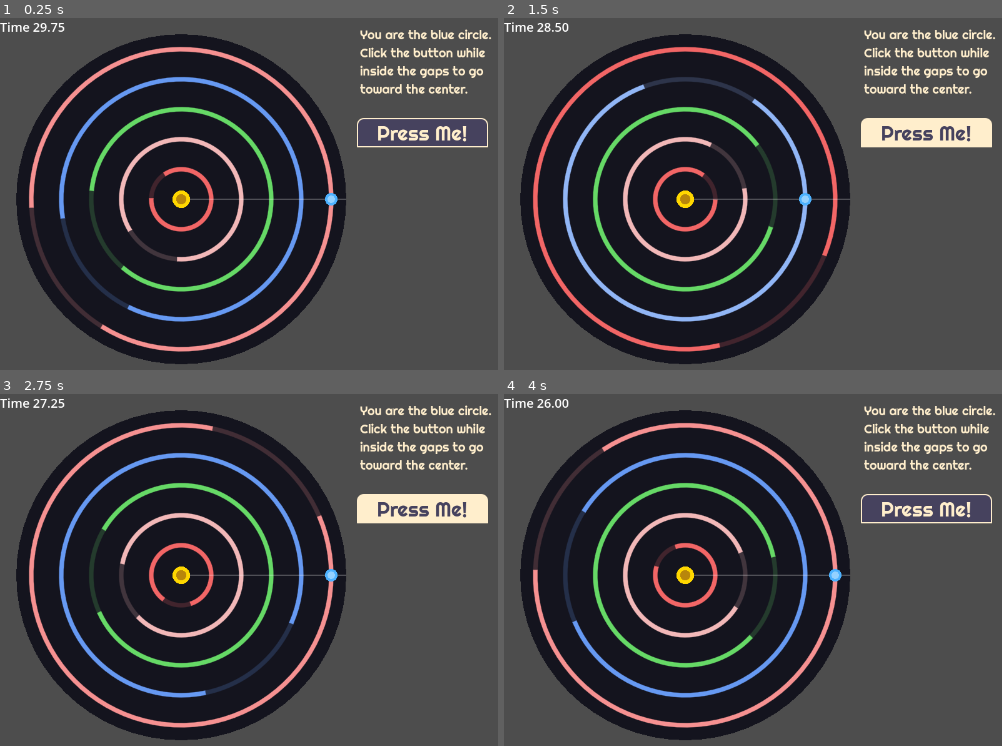
Above: before the commit, frames 1-4 (two rows, left to right).
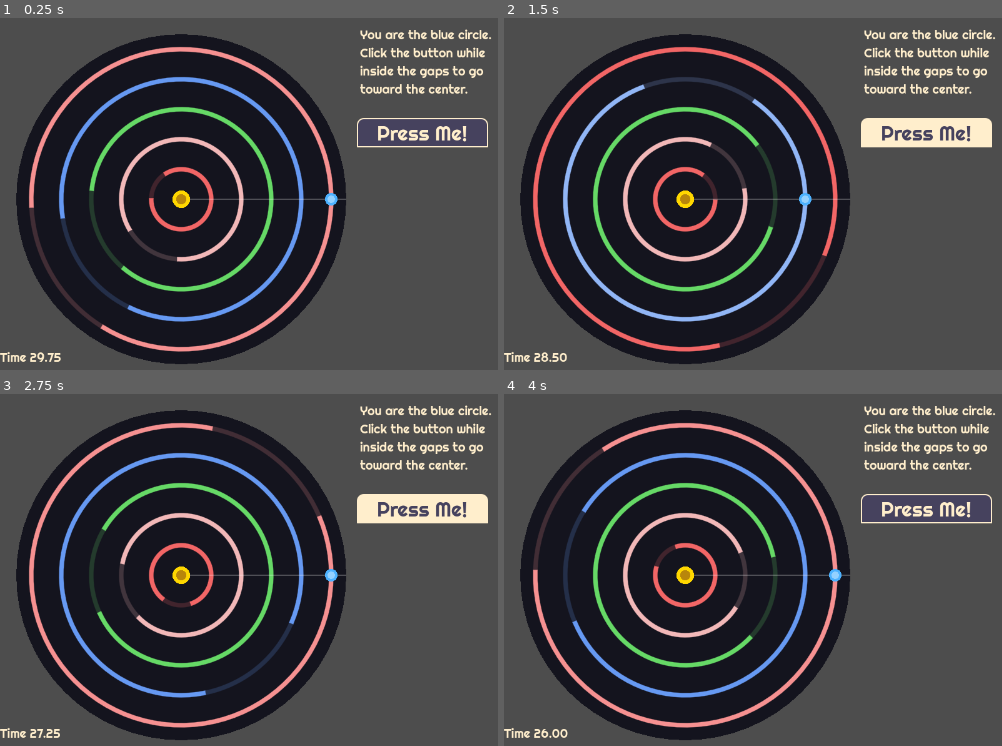
Above: after the commit, the same moments.

Repository: OrangePainting/in-this-economy
Game: Godot game, scene res://Scenes/arc_game_manager.tscn
Two runs of this game, one before a commit and one after it. Both use one fixed random seed, a clock stepped at 60 frames per second and the inputs below. This scene is started directly instead of the project's main scene.
Inputs (mouse positions are in pixels of both pictures, inside the frame that each line leads up to):
- Up to frame 1 (0.25 s): no input
- Up to frame 2 (1.5 s): click "Press Me!" at 0.5 s; click "Press Me!" at 1.25 s
- Up to frame 3 (2.75 s): click "Press Me!" at 2 s
- Up to frame 4 (4 s): move the mouse to (outside the picture) at 2.77 s; move the mouse to (743, 640) at 3.52 s

The runs differ from the first frame. In frame 1, 0.4% of the frame differs, in the area x 0-14%, y 1-98%; in frame 2, 0.4%; in frame 3, 0.3%; in frame 4, 0.4%.

Commit message:
Connected arc game to main project
Krish Konda
23:44 06/23/26

Also built Day 5 version of the game, need to playtest and fix game strategy / balancing issues now.

Diff:
--- a/Scenes/arc_game_manager.tscn
+++ b/Scenes/arc_game_manager.tscn
@@ -18,6 +18,7 @@
 layout_mode = 0
 offset_right = 40.0
 offset_bottom = 23.0
+theme = ExtResource("3_swxuq")
 theme_override_font_sizes/font_size = 20
 
 [node name="ActionButton" parent="." unique_id=1275348368 instance=ExtResource("2_swxuq")]
--- /dev/null
+++ b/Scenes/pin_drop_manager.tscn
@@ -0,0 +1,50 @@
+[gd_scene format=3 uid="uid://ddrdm71mn41r5"]
+
+[ext_resource type="Script" uid="uid://cblflbo7qqa0e" path="res://Scripts/Projects/pin_drop_manager.gd" id="1_ejql8"]
+[ext_resource type="Theme" uid="uid://b3klx57slj0l3" path="res://Assets/UI/soft_retro/soft_retro/soft_retro.tres" id="2_tr7yb"]
+[ext_resource type="PackedScene" uid="uid://dx660pyvaki7f" path="res://Scenes/Projects/button.tscn" id="3_01rlh"]
+
+[node name="PinDropManager" type="Control" unique_id=1673541695]
+layout_mode = 3
+anchors_preset = 15
+anchor_right = 1.0
+anchor_bottom = 1.0
+grow_horizontal = 2
+grow_vertical = 2
+script = ExtResource("1_ejql8")
+
+[node name="TimeLabel" type="Label" parent="." unique_id=1812194272]
+unique_name_in_owner = true
+layout_mode = 0
+offset_right = 40.0
+offset_bottom = 23.0
+theme = ExtResource("2_tr7yb")
+theme_override_font_sizes/font_size = 20
+
+[node name="ProgressLabel" type="Label" parent="." unique_id=1121990224]
+unique_name_in_owner = true
+layout_mode = 0
+offset_right = 40.0
+offset_bottom = 23.0
+theme_override_font_sizes/font_size = 20
+
+[node name="InfoLabel" type="Label" parent="." unique_id=1115913294]
+unique_name_in_owner = true
+layout_mode = 0
+offset_left = 431.0
+offset_right = 687.0
+offset_bottom = 142.0
+theme = ExtResource("2_tr7yb")
+theme_override_font_sizes/font_size = 20
+text = "Press the button when the pointer is on a yellow circle. If you hit an X you have to restart."
+vertical_alignment = 1
+autowrap_mode = 2
+
+[node name="ActionButton" parent="." unique_id=1275348368 instance=ExtResource("3_01rlh")]
+unique_name_in_owner = true
+layout_mode = 0
+offset_left = 166.0
+offset_right = 366.0
+offset_bottom = 45.0
+
+[connection signal="pressed" from="ActionButton" to="." method="_on_action_button_pressed"]
--- a/Scripts/Projects/arc_game_manager.gd
+++ b/Scripts/Projects/arc_game_manager.gd
@@ -34,6 +34,7 @@
 
 	%InfoLabel.position = Vector2.RIGHT * RING_GAP * (NUM_RINGS + 1) * 2
 	%ActionButton.position = %InfoLabel.position + Vector2.DOWN * (%InfoLabel.size.y + 20)
+	%TimeLabel.position = Vector2.DOWN * (RING_GAP * NUM_RINGS * 2 + 50)
 
 # Called every frame. 'delta' is the elapsed time since the previous frame.
 func _process(delta: float) -> void:
--- /dev/null
+++ b/Scripts/Projects/pin_drop_manager.gd
@@ -0,0 +1,148 @@
+extends Control
+
+signal project_completed
+
+const NUM_SEGMENTS = 30
+const RADIUS = 300.0
+const CENTER = Vector2.ONE * (RADIUS + 20)
+const START_TIME = 30.0
+const SPIN_SPEED = 55.0 # degrees per second
+
+const TYPE_NORMAL = 0
+const TYPE_TARGET = 1
+const TYPE_DANGER = 2
+
+const HIT_COLOR = Color(0.18, 0.62, 0.28)
+
+var wheel_angle: float = 0.0
+var total_time: float = 0.0
+var last_display: float = -1.0
+var done: bool = false
+var flashing: bool = false
+var flash_color: Color = Color.WHITE
+
+var segments: Array[int] = []
+var hit_marks: Array[bool] = []
+var targets_needed: int = 0
+var targets_hit: int = 0
+
+@onready var time_label = %TimeLabel
+@onready var progress_label = %ProgressLabel
+
+# Called when the node enters the scene tree for the first time.
+func _ready() -> void:
+	%InfoLabel.position = Vector2.RIGHT * RADIUS * 2.2
+	%ActionButton.position = %InfoLabel.position  + Vector2.DOWN * (%InfoLabel.size.y + 20)
+	%ProgressLabel.position = Vector2.DOWN * RADIUS * 2
+	%TimeLabel.position = %ProgressLabel.position + Vector2.DOWN * 20
+
+	segments.resize(NUM_SEGMENTS)
+	hit_marks.resize(NUM_SEGMENTS)
+
+	var target_count = int(NUM_SEGMENTS * 0.3)
+	var danger_count = int(NUM_SEGMENTS * 0.7)
+
+	var types = []
+	for i in target_count: types.append(TYPE_TARGET)
+	for i in danger_count: types.append(TYPE_DANGER)
+
+	while types.size() < NUM_SEGMENTS: types.append(TYPE_NORMAL)
+	types.shuffle()
+
+	for i in NUM_SEGMENTS:
+		segments[i] = types[i]
+		hit_marks[i] = false
+		if types[i] == TYPE_TARGET: targets_needed += 1
+
+	update_labels()
+
+# Called every frame. 'delta' is the elapsed time since the previous frame.
+func _process(delta: float) -> void:
+	if done: return
+	total_time += delta
+	wheel_angle = fmod(wheel_angle + SPIN_SPEED * delta, 360.0)
+	queue_redraw()
+	var left = START_TIME - total_time
+	var display = snappedf(left, 0.01)
+	if display != last_display:
+		last_display = display
+		time_label.text = "Time: %.2f" % maxf(display, 0.0)
+
+	if left <= 0.0: done = true
+
+func _draw() -> void:
+	draw_circle(CENTER, RADIUS + 22.0, Color(0.08, 0.08, 0.12))
+	var segment_degrees = 360.0 / NUM_SEGMENTS
+
+	for i in NUM_SEGMENTS:
+		var start_angle = deg_to_rad(wheel_angle + i * segment_degrees)
+		var end_angle = deg_to_rad(wheel_angle + (i + 1) * segment_degrees)
+
+		var color = HIT_COLOR if segments[i] == TYPE_TARGET and hit_marks[i] else Color.DARK_GRAY
+
+		var points = PackedVector2Array() # Packs data tightly, so it saves memory for large array sizes.
+		points.append(CENTER)
+		for s in range(13):
+			var a = lerp(start_angle, end_angle, float(s) / 12.0) # middle points
+			points.append(CENTER + Vector2(cos(a), sin(a)) * RADIUS)
+
+		draw_colored_polygon(points, color)
+
+		draw_line(CENTER, CENTER + Vector2(cos(start_angle), sin(start_angle)) * RADIUS, Color(0.04, 0.04, 0.08), 2.0)
+
+		var middle_angle = deg_to_rad(wheel_angle + (i + 0.5) * segment_degrees)
+		var icon_position = CENTER + Vector2(cos(middle_angle), sin(middle_angle)) * RADIUS * 0.62
+		if segments[i] == TYPE_TARGET:
+			if hit_marks[i]:
+				draw_circle(icon_position, 9.0, Color.WHITE)
+				draw_circle(icon_position, 6.0, Color.LIME_GREEN)
+			else:
+				draw_circle(icon_position, 8.0, Color.GOLD)
+				draw_circle(icon_position, 5.0, Color.DARK_GOLDENROD)
+
+		elif segments[i] == TYPE_DANGER:
+			draw_line(icon_position + Vector2(-6, -6), icon_position + Vector2(6, 6), Color.LIGHT_PINK, 2.5) # cross symbol
+			draw_line(icon_position + Vector2(6, -6), icon_position + Vector2(-6, 6), Color.LIGHT_PINK, 2.5)
+
+	draw_arc(CENTER, RADIUS, 0, TAU, 64, Color.SILVER, 3.0)
+
+	draw_line(CENTER + Vector2(RADIUS - 8.0, 0.0), CENTER + Vector2(RADIUS + 20.0, 0.0), Color(1, 1, 1, 0.25), 1.5)
+	var pointer = CENTER + Vector2(RADIUS + 20.0, 0.0)
+	var pointer_color = flash_color if flashing else Color.WHITE
+	draw_circle(pointer, 10.0, pointer_color)
+	draw_circle(pointer, 6.0, Color(0.08, 0.08, 0.14))
+
+func _on_action_button_pressed() -> void:
+	if done: return
+	var index = segment_at_pointer()
+	match segments[index]:
+		TYPE_TARGET:
+			if not hit_marks[index]:
+				hit_marks[index] = true
+				targets_hit += 1 # yay
+				update_labels()
+				flash(Color.LAWN_GREEN)
+				if targets_hit >= targets_needed:
+					done = true
+					project_completed.emit()
+		TYPE_DANGER:
+			for i in NUM_SEGMENTS: hit_marks[i] = false
+			targets_hit = 0
+			update_labels()
+			flash(Color.RED)
+		TYPE_NORMAL:
+			flash(Color.WEB_GRAY)
+
+func segment_at_pointer() -> int:
+	var segment_degrees = 360.0 / NUM_SEGMENTS
+	var local_angle = fmod(360.0 - wheel_angle, 360.0)
+	return int(local_angle / segment_degrees) % NUM_SEGMENTS
+
+func update_labels() -> void:
+	progress_label.text = "Stars: %d / %d" % [targets_hit, targets_needed]
+
+func flash(color: Color) -> void:
+	flashing = true
+	flash_color = color
+	await get_tree().create_timer(0.25).timeout
+	flashing = false
--- a/Scripts/projects.gd
+++ b/Scripts/projects.gd
@@ -3,6 +3,7 @@
 const ProjectButton = preload("res://Scenes/project_template.tscn")
 const GridGame = preload("res://Scenes/Projects/grid_game_manager.tscn")
 const ArcGame = preload("res://Scenes/arc_game_manager.tscn")
+const PinGame = preload("res://Scenes/pin_drop_manager.tscn")
 var overlay: CanvasLayer
 
 # Called when the node enters the scene tree for the first time.
@@ -19,6 +20,12 @@
 	add_child(button2)
 	button2.setup_timer(15)
 
+	var button3 = ProjectButton.instantiate()
+	button3.display_text("Dart Spin")
+	button3.pressed.connect(func(): launch_pin_drop_game(button3))
+	add_child(button3)
+	button3.setup_timer(20)
+
 
 func launch_grid_game(button) -> void:
 	if overlay: return
@@ -29,6 +36,17 @@
 	var game = ArcGame.instantiate()
 	game.project_completed.connect(on_arc_completed)
 	open_overlay(button, game, func(): close())
+
+func launch_pin_drop_game(button) -> void:
+	if overlay: return
+	var game = PinGame.instantiate()
+	game.project_completed.connect(on_pin_drop_completed)
+	open_overlay(button, game, func(): close())
+
+func on_pin_drop_completed() -> void:
+	GlobalData.experience += 20
+	GlobalData.currency_changed.emit()
+	close()
 
 func open_overlay(button, game: Control, close_function) -> void:
 	overlay = CanvasLayer.new()
Not shown, added: Builds/Web/Day 5/index.apple-touch-icon.png.import
Not shown, added: Builds/Web/Day 5/index.icon.png.import
Not shown, added: Builds/Web/Day 5/index.png.import
Not shown, added: Scripts/Projects/pin_drop_manager.gd.uid
Not shown, changed: export_presets.cfg
Not shown, added: Builds/Web/Day 5.zip
Not shown, added: Builds/Web/Day 5/index.apple-touch-icon.png
Not shown, added: Builds/Web/Day 5/index.audio.position.worklet.js
Not shown, added: Builds/Web/Day 5/index.audio.worklet.js
Not shown, added: Builds/Web/Day 5/index.html
Not shown, added: Builds/Web/Day 5/index.icon.png
Not shown, added: Builds/Web/Day 5/index.js
(and 3 more such lines)
